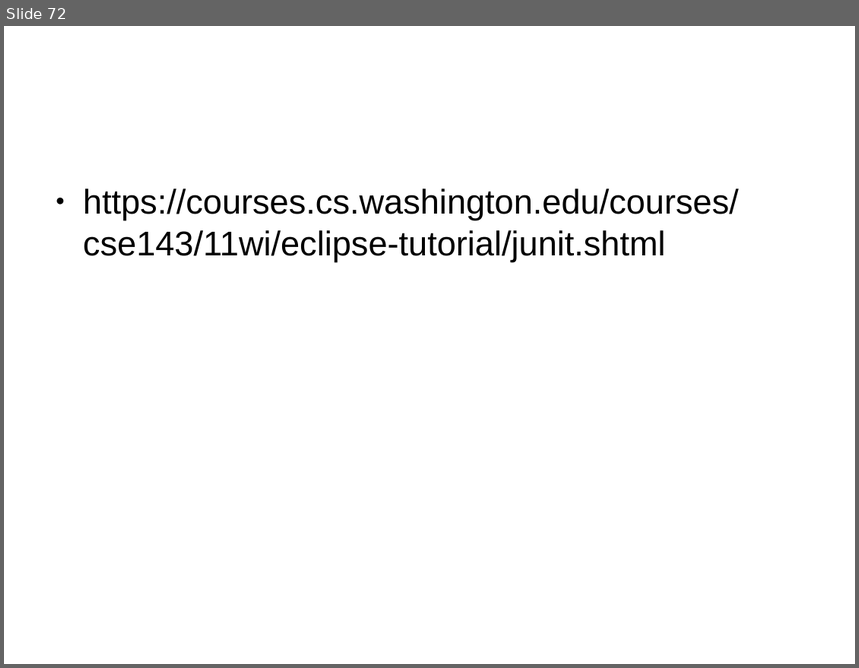
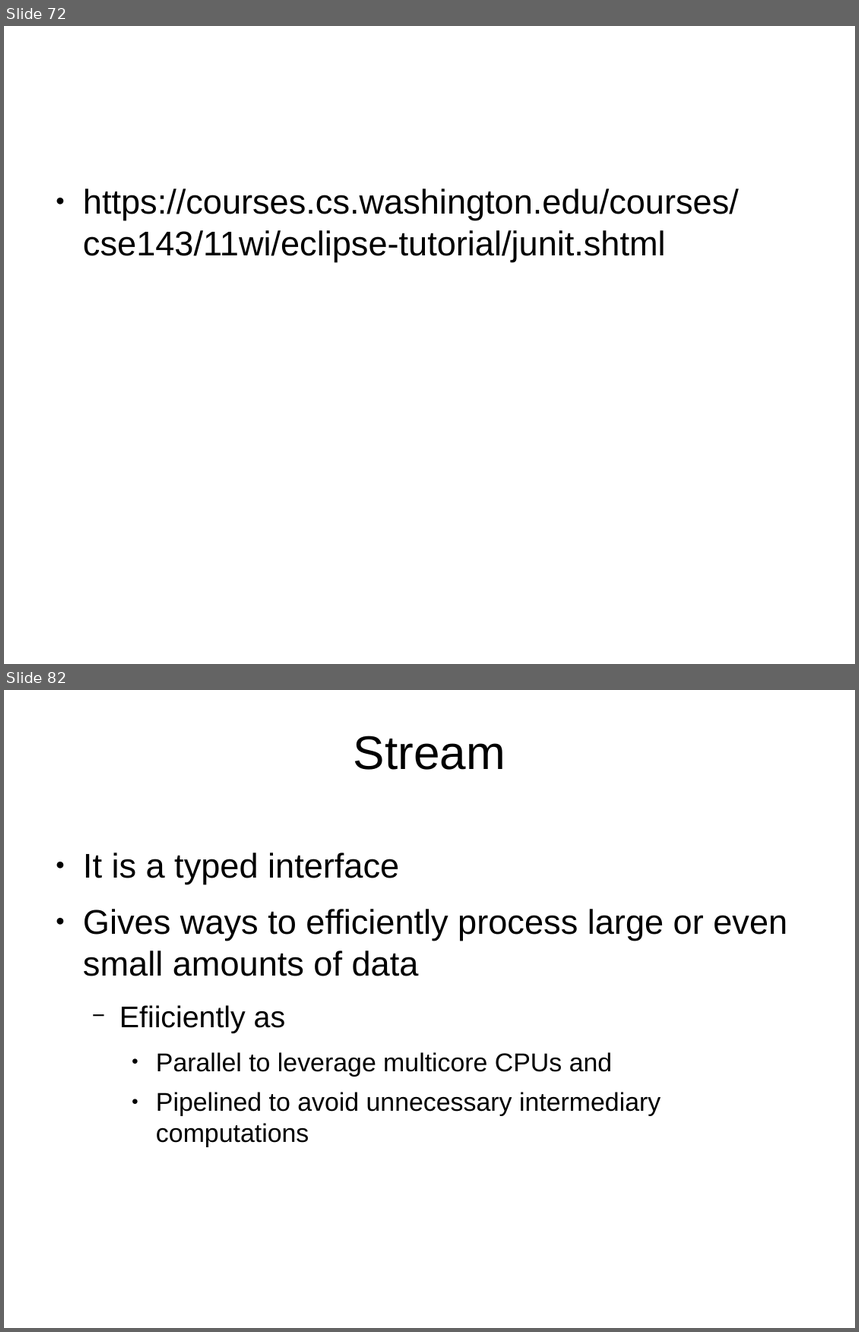
Before and after one commit to shikha-desai/Internship_PreWork, a slide deck: Java/Java_Notes.odp. Shown one above the other, each under a label of ours: slide 72 before the commit, slides 72 and 82 after it; the slides between them are not shown. The pictures are 859x668 and 859x1332 pixels, drawn with LibreOffice and Linux fonts; fonts in the diff are those of the drawing; background and template pictures are left out. Boxes give left, top, right and bottom in pixels: in the first picture for what was removed or moved away, otherwise in the second. Text is boxed around its words. In the diff, an @@ line names an element or a change of style, - is before the commit and + after.

```diff
--- a/Java/Java_Notes.odp
+++ b/Java/Java_Notes.odp
@@ slide 82 added at (4,690,855,1328), background picture (left out) @@
@@ title added at (354,736,506,770), 44 pt, text #000000 @@
+Stream
@@ text added at (83,853,788,1148), 24 pt, text #000000 @@
+● It is a typed interface
+● Gives ways to efficiently process large or even small amounts of data
+  − Efiiciently as
+    ● Parallel to leverage multicore CPUs and
+    ● Pipelined to avoid unnecessary intermediary computations
```
Also in this commit, not shown: 9 other slides added, 1 other file.
